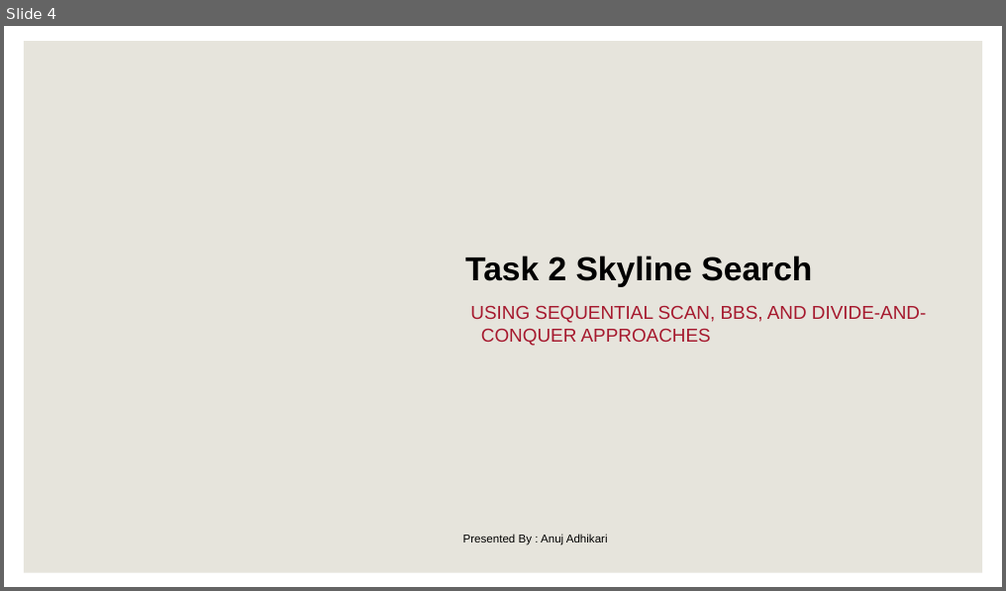
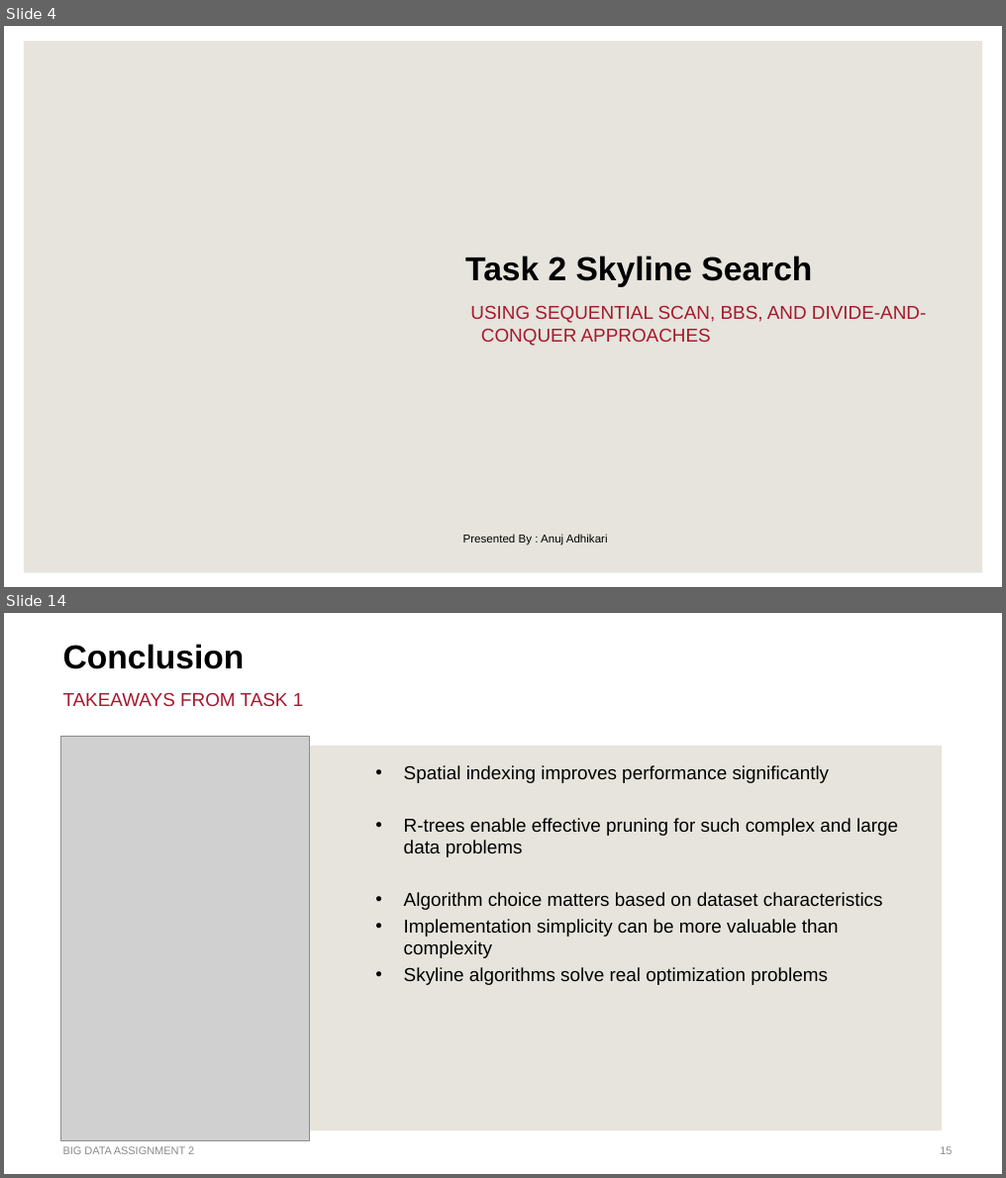
Before and after one commit to gdbhatt/Big-Data-Assignment2, a slide deck: Slides.pptx. Shown one above the other, each under a label of ours: slide 4 before the commit, slides 4 and 14 after it; the slides between them are not shown. The pictures are 1006x591 and 1006x1178 pixels, drawn with LibreOffice and Linux fonts; fonts in the diff are those of the drawing; grey boxes stand for pictures; background and template pictures are left out. Boxes give left, top, right and bottom in pixels: in the first picture for what was removed or moved away, otherwise in the second. Text is boxed around its words. In the diff, an @@ line names an element or a change of style, - is before the commit and + after.

```diff
--- a/Slides.pptx
+++ b/Slides.pptx
@@ slide 14 added at box(4, 613, 1002, 1174), background #FFFFFF @@
@@ title added at box(63, 644, 245, 669), 32 pt, text #000000, bold @@
+Conclusion
@@ text added at box(63, 692, 304, 706), 18 pt, text #A6192E @@
+TAKEAWAYS FROM TASK 1
@@ rectangle added at box(60, 746, 943, 1131), fill #E6E4DC @@
@@ picture added at box(60, 736, 309, 1142) @@
@@ text added at box(404, 765, 898, 985), 18 pt, text #000000 @@
+• Spatial indexing improves performance significantly
+• R-trees enable effective pruning for such complex and large data problems
+• Algorithm choice matters based on dataset characteristics
+• Implementation simplicity can be more valuable than complexity
+• Skyline algorithms solve real optimization problems
@@ text added at box(63, 1147, 194, 1155), 10.5 pt, text #8C8C8C @@
+BIG DATA ASSIGNMENT 2
@@ page number added at box(940, 1147, 951, 1155), 10.5 pt, text #8C8C8C @@
+15
```
Also in this commit, not shown: 6 slides changed, 4 other slides added.
